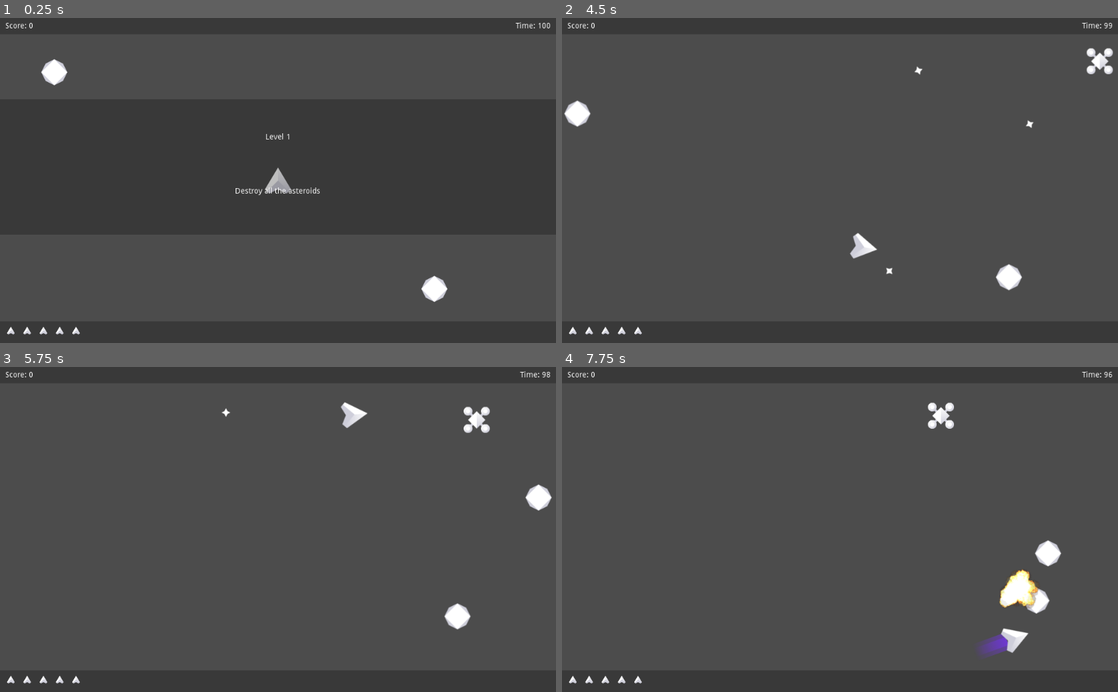
Above: before the commit, frames 1-4 (two rows, left to right).
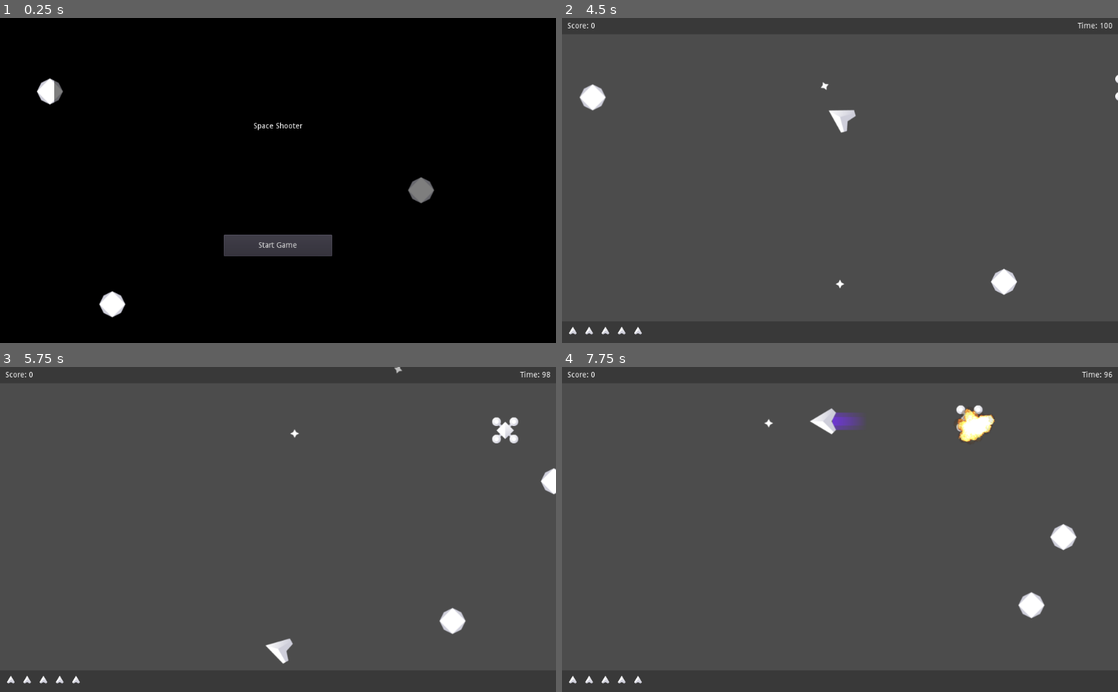
Above: after the commit, the same moments.

Repository: BL-MSCH-C220-Test/Space-Shooter-Demo
Game: Godot game, scene res://UI/Menu.tscn
Same seed, same stepped clock (60 frames per second), same inputs: the game is played once before the commit and once after it. Before the commit the project starts from res://Game.tscn.
Inputs (mouse positions are in pixels of both pictures, inside the frame that each line leads up to):
- Up to frame 1 (0.25 s): no input
- Up to frame 2 (4.5 s): click (840, 245) at 0.5 s, where only the run after the commit has a clickable "Start Game"; tap Enter at 1.25, 2.75 s; hold D (right) 1.28-2.03 s; tap Space (shoot) at 1.35, 2, 2.1, 2.85, 3.6, 4.35 s; hold A (left) 2.03-2.78 s; hold D (right) 2.78-3.53 s; hold W (forward) 3.53-4.28 s; hold A (left) from 4.28 s (still down)
- Up to frame 3 (5.75 s): keep holding A (left); tap Space (shoot) at 5.1 s
- Up to frame 4 (7.75 s): tap Space (shoot) at 5.85, 6.6, 7.35 s; release A (left) at 6.53 s; hold D (right) 6.53-7.28 s; hold W (forward) from 7.28 s (still down)

The runs differ from the first frame. In frame 1, 99% of the frame differs, in the area x 0-100%, y 0-100%; in frame 2, 1.6%; in frame 3, 1.6%; in frame 4, 3.0%.

Commit message:
Initial commit

Diff:
--- /dev/null
+++ b/UI/End.gd
@@ -0,0 +1,8 @@
+extends Control
+
+func _ready():
+	pass
+
+
+func _on_Button_pressed():
+	var _scene = get_tree().change_scene("res://Game.tscn")
--- /dev/null
+++ b/UI/End.tscn
@@ -0,0 +1,32 @@
+[gd_scene load_steps=2 format=2]
+
+[ext_resource path="res://UI/End.gd" type="Script" id=1]
+
+[node name="End" type="Control"]
+anchor_right = 1.0
+anchor_bottom = 1.0
+script = ExtResource( 1 )
+__meta__ = {
+"_edit_use_anchors_": false
+}
+
+[node name="ColorRect" type="ColorRect" parent="."]
+margin_right = 1024.0
+margin_bottom = 600.0
+color = Color( 0, 0, 0, 1 )
+
+[node name="Label" type="Label" parent="."]
+margin_right = 1024.0
+margin_bottom = 400.0
+text = "Game Over!"
+align = 1
+valign = 1
+
+[node name="Button" type="Button" parent="."]
+margin_left = 412.0
+margin_top = 400.0
+margin_right = 612.0
+margin_bottom = 440.0
+text = "Play again?"
+
+[connection signal="pressed" from="Button" to="." method="_on_Button_pressed"]
--- /dev/null
+++ b/UI/Menu.gd
@@ -0,0 +1,8 @@
+extends Node2D
+
+func _ready():
+	pass
+
+
+func _on_Button_pressed():
+	var _scene = get_tree().change_scene("res://Game.tscn")
--- /dev/null
+++ b/UI/Menu.tscn
@@ -0,0 +1,60 @@
+[gd_scene load_steps=3 format=2]
+
+[ext_resource path="res://Asteroid/Asteroid.tscn" type="PackedScene" id=1]
+[ext_resource path="res://UI/Menu.gd" type="Script" id=3]
+
+[node name="Menu" type="Node2D"]
+script = ExtResource( 3 )
+
+[node name="ColorRect" type="ColorRect" parent="."]
+margin_right = 1024.0
+margin_bottom = 600.0
+color = Color( 0, 0, 0, 1 )
+__meta__ = {
+"_edit_use_anchors_": false
+}
+
+[node name="Asteroid" parent="." instance=ExtResource( 1 )]
+position = Vector2( 100, 100 )
+
+[node name="Asteroid2" parent="." instance=ExtResource( 1 )]
+position = Vector2( 800, 300 )
+
+[node name="Asteroid3" parent="." instance=ExtResource( 1 )]
+position = Vector2( 200, 500 )
+
+[node name="Control" type="Control" parent="."]
+margin_right = 40.0
+margin_bottom = 40.0
+__meta__ = {
+"_edit_use_anchors_": false
+}
+
+[node name="ColorRect" type="ColorRect" parent="Control"]
+margin_left = 100.0
+margin_top = 100.0
+margin_right = 924.0
+margin_bottom = 500.0
+color = Color( 0, 0, 0, 0.501961 )
+__meta__ = {
+"_edit_use_anchors_": false
+}
+
+[node name="Label" type="Label" parent="Control"]
+margin_right = 1024.0
+margin_bottom = 400.0
+text = "Space Shooter"
+align = 1
+valign = 1
+
+[node name="Button" type="Button" parent="Control"]
+margin_left = 412.0
+margin_top = 400.0
+margin_right = 612.0
+margin_bottom = 440.0
+text = "Start Game"
+__meta__ = {
+"_edit_use_anchors_": false
+}
+
+[connection signal="pressed" from="Control/Button" to="." method="_on_Button_pressed"]
--- a/project.godot
+++ b/project.godot
@@ -11,7 +11,7 @@
 [application]
 
 config/name="Space Shooter"
-run/main_scene="res://Game.tscn"
+run/main_scene="res://UI/Menu.tscn"
 config/icon="res://icon.png"
 
 [autoload]
